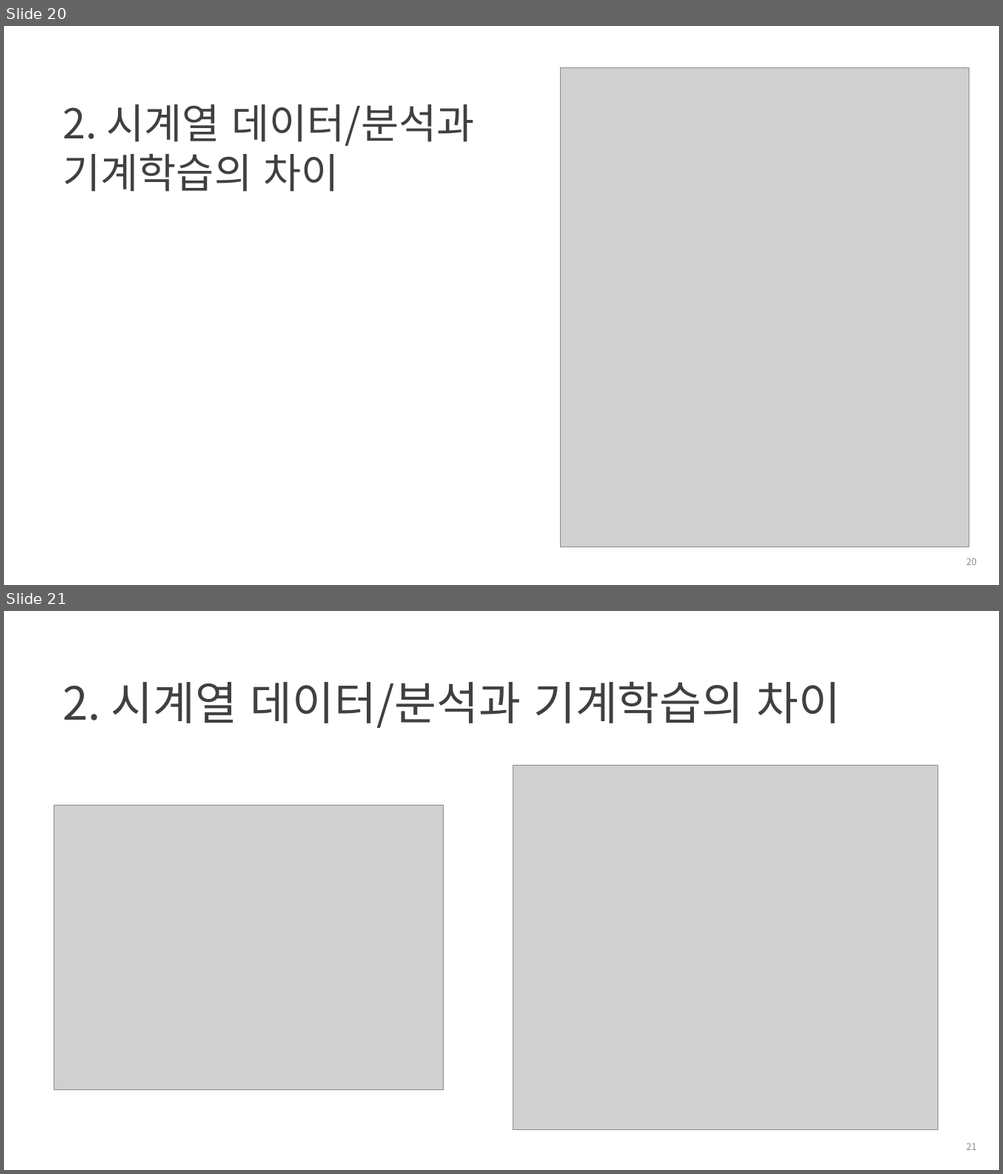
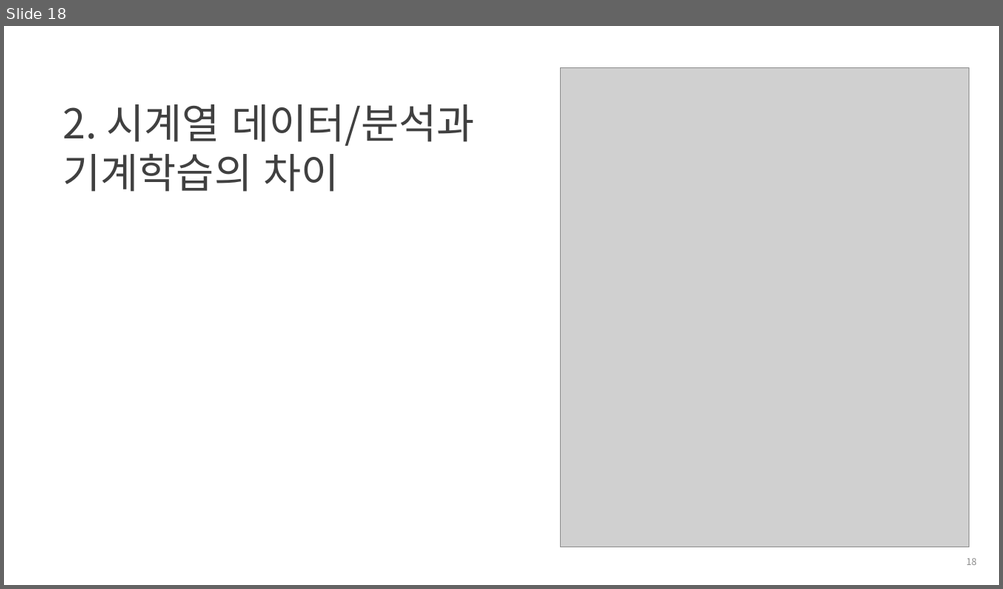
Before and after one commit to heycwkim/TimeSeriesAnalysis, a slide deck: Shared/[패스트캠퍼스] 2강의자료_김경원박사.pptx. Shown one above the other, each under a label of ours: slides 20 and 21 before the commit, slide 18 after it. The pictures are 1003x1174 and 1003x589 pixels, drawn with LibreOffice and Linux fonts; fonts in the diff are those of the drawing; grey boxes stand for pictures; background and template pictures are left out. Boxes give left, top, right and bottom in pixels: in the first picture for what was removed or moved away, otherwise in the second. Text is boxed around its words. In the diff, an @@ line names an element or a change of style, - is before the commit and + after.

```diff
--- a/Shared/[패스트캠퍼스] 2강의자료_김경원박사.pptx
+++ b/Shared/[패스트캠퍼스] 2강의자료_김경원박사.pptx
@@ slide 21 removed at <box>4,611,999,1170</box>, background #FFFFFF @@
@@ title removed at <box>62,681,841,728</box> @@
-2. 시계열 데이터/분석과 기계학습의 차이
@@ picture removed at <box>513,765,938,1130</box> @@
@@ picture removed at <box>54,806,443,1090</box> @@
@@ page number removed at <box>966,1143,976,1150</box> @@
-21
@@ what was slide 20 is now slide 18 @@
@@ page number at <box>966,558,976,565</box>: text changed @@
-20
+18
```
Also in this commit, not shown: 13 slides changed, 1 slide added, 16 other slides removed, 11 other files.
